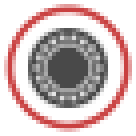
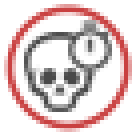
Two versions of the same layered image (136 x 136). Layer-by-layer changes:
added layer "timed-death" in group "icons" over [24, 20, 112, 112]
hid "Layer 23" over [28, 28, 108, 108]
